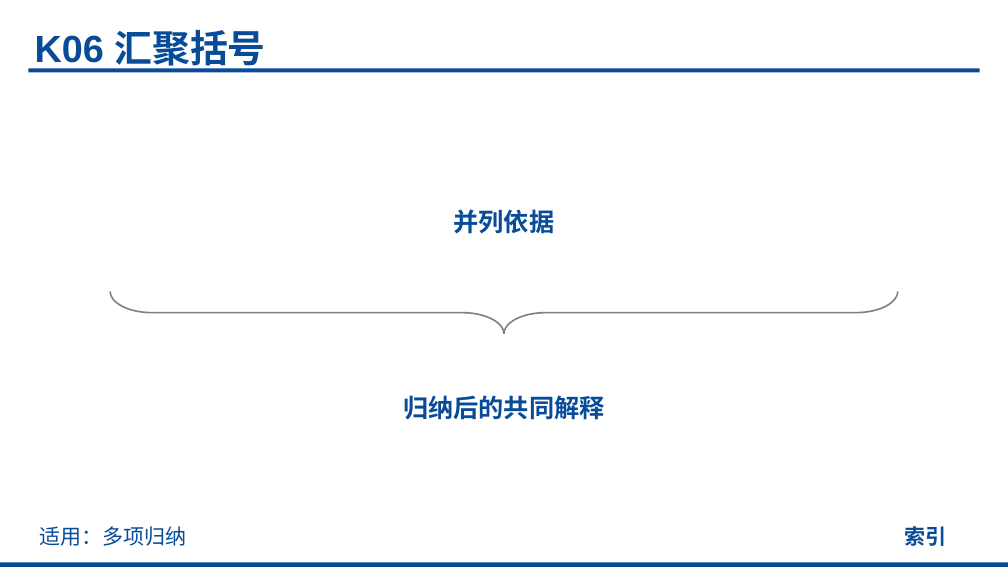
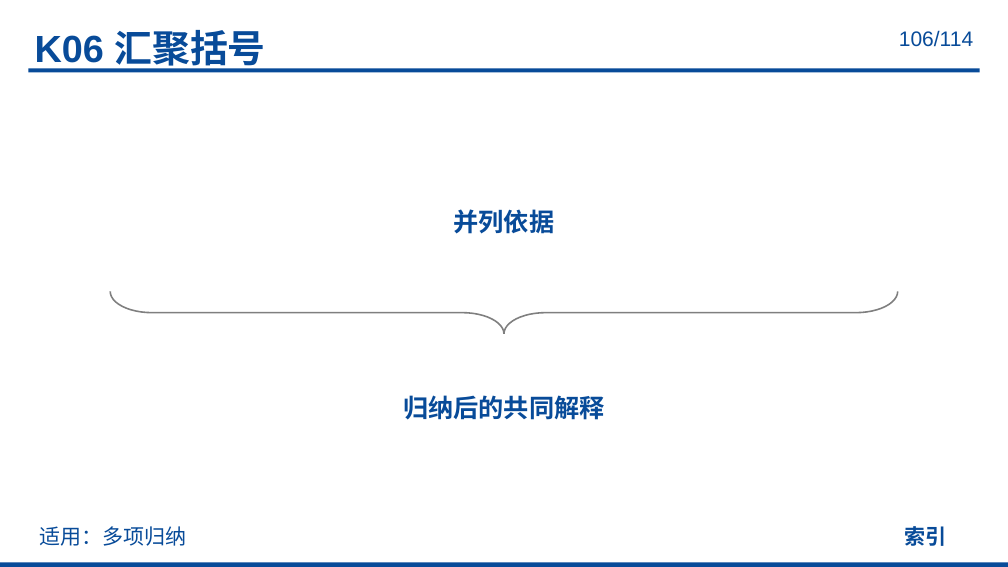
Before and after one commit to realihang/academic-ppt-skill, a slide deck: slide 106 of assets/element-reference.pptx. Drawn at 1008x567 pixels with LibreOffice and Linux fonts; fonts in the diff are those of the drawing. Boxes give left, top, right and bottom in pixels: in the first picture for what was removed or moved away, otherwise in the second. Text is boxed around its words. In the diff, an @@ line names an element or a change of style, - is before the commit and + after.

```diff
--- a/assets/element-reference.pptx
+++ b/assets/element-reference.pptx
@@ page number added at (x1=899, y1=30, x2=973, y2=47), 20 pt, text #084B99 @@
+106/114
```
Also in this commit, not shown: 113 other slides changed, 13 other files.
